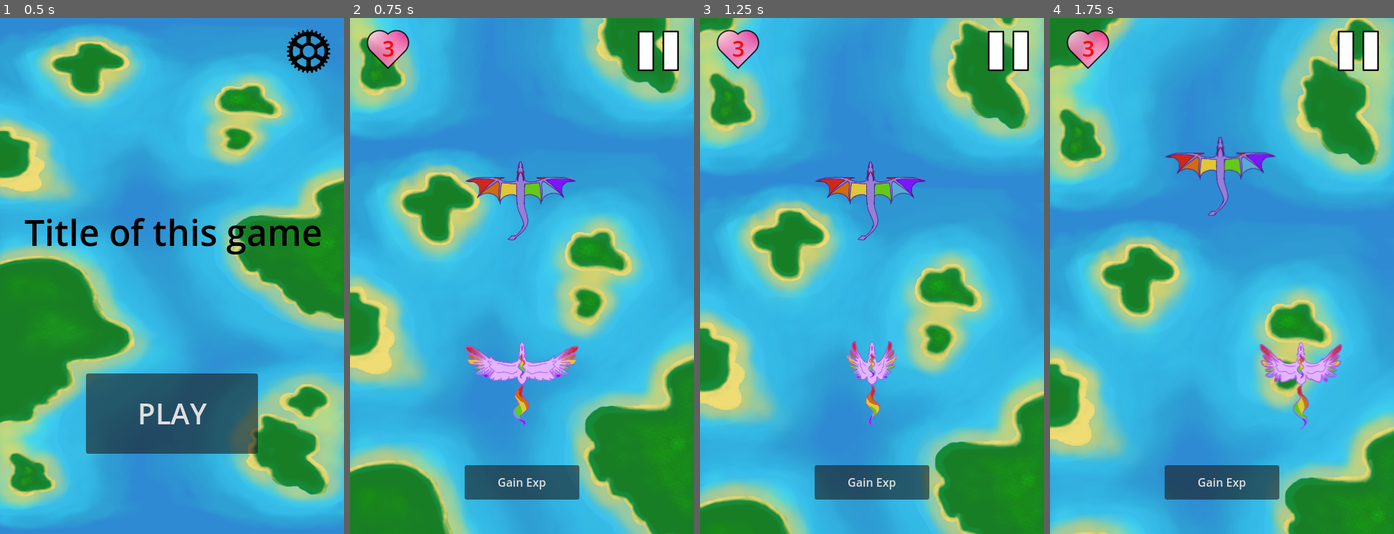
Above: before the commit, frames 1-4 (left to right).
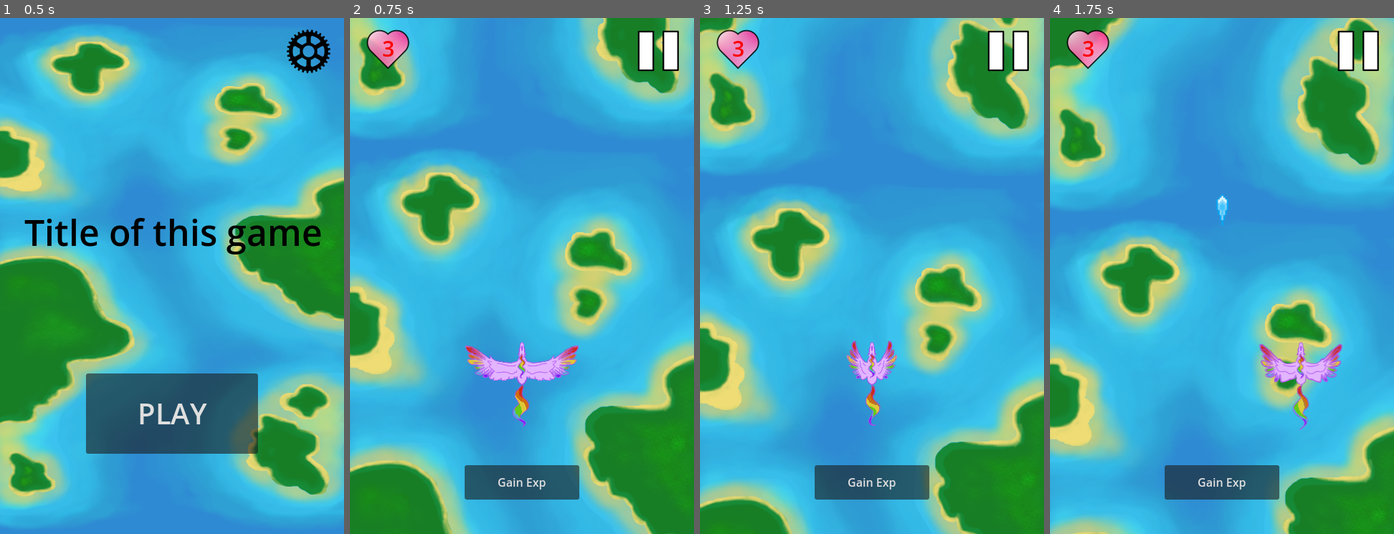
Above: after the commit, the same moments.

Repository: devkinn/rpg_game_jam_11_23
Game: Godot game, scene res://scenes/main.tscn
Two runs of this game, one before a commit and one after it. Both use one fixed random seed, a clock stepped at 60 frames per second and the inputs below.
Inputs:
- Up to frame 1 (0.5 s): no input
- Up to frame 2 (0.75 s): click "PLAY" at 0.5 s
- Up to frame 3 (1.25 s): no input
- Up to frame 4 (1.75 s): tap Enter at 1.25 s; hold D (move_right) from 1.28 s (still down); hold Space (shoot) from 1.28 s (still down)

Frame 1 is identical in both runs. In frame 2, 1.1% of the frame differs, in the area x 33-66%, y 27-44%; in frame 3, 1.1%; in frame 4, 1.3%, in the area x 33-66%, y 23-41%.

Commit message:
enemies spawns and colide

Diff:
--- /dev/null
+++ b/scenes/gargoyle.tscn
@@ -0,0 +1,42 @@
+[gd_scene load_steps=7 format=3 uid="uid://dqfuah8chrjy0"]
+
+[ext_resource type="Script" path="res://scripts/enemies/gargoyle.gd" id="1_k1vxm"]
+[ext_resource type="Texture2D" uid="uid://csvhkqp1r6yq8" path="res://assets/enemies/IMG_0820.png" id="2_7y8g8"]
+[ext_resource type="Texture2D" uid="uid://rnpf7y4f7ikl" path="res://assets/enemies/IMG_0821.png" id="3_ru75r"]
+[ext_resource type="Texture2D" uid="uid://baijuhjw3xfln" path="res://assets/enemies/IMG_0822.png" id="4_i4icc"]
+
+[sub_resource type="SpriteFrames" id="SpriteFrames_lmkyg"]
+animations = [{
+"frames": [{
+"duration": 1.0,
+"texture": ExtResource("2_7y8g8")
+}, {
+"duration": 1.0,
+"texture": ExtResource("3_ru75r")
+}, {
+"duration": 1.0,
+"texture": ExtResource("4_i4icc")
+}, {
+"duration": 1.0,
+"texture": ExtResource("3_ru75r")
+}],
+"loop": true,
+"name": &"default",
+"speed": 5.0
+}]
+
+[sub_resource type="RectangleShape2D" id="RectangleShape2D_jtp7j"]
+size = Vector2(146, 124)
+
+[node name="gargoyle" type="CharacterBody2D" groups=["enemies"]]
+collision_layer = 4
+collision_mask = 2
+script = ExtResource("1_k1vxm")
+
+[node name="AnimatedSprite2D" type="AnimatedSprite2D" parent="."]
+sprite_frames = SubResource("SpriteFrames_lmkyg")
+frame_progress = 0.205636
+
+[node name="CollisionShape2D" type="CollisionShape2D" parent="."]
+position = Vector2(1, -12)
+shape = SubResource("RectangleShape2D_jtp7j")
--- /dev/null
+++ b/scenes/ghost.tscn
@@ -0,0 +1,42 @@
+[gd_scene load_steps=7 format=3 uid="uid://c0qr4hilyqbxp"]
+
+[ext_resource type="Script" path="res://scripts/enemies/ghost.gd" id="1_a1fbp"]
+[ext_resource type="Texture2D" uid="uid://dduihndrx42jk" path="res://assets/enemies/IMG_0818.png" id="2_uy0fg"]
+[ext_resource type="Texture2D" uid="uid://dquhwa8310vc3" path="res://assets/enemies/IMG_0819.png" id="3_yclot"]
+[ext_resource type="Texture2D" uid="uid://bjwu4af57qys6" path="res://assets/enemies/IMG_0817.png" id="4_5efff"]
+
+[sub_resource type="SpriteFrames" id="SpriteFrames_vdb1e"]
+animations = [{
+"frames": [{
+"duration": 1.0,
+"texture": ExtResource("2_uy0fg")
+}, {
+"duration": 1.0,
+"texture": ExtResource("3_yclot")
+}, {
+"duration": 1.0,
+"texture": ExtResource("4_5efff")
+}, {
+"duration": 1.0,
+"texture": ExtResource("3_yclot")
+}],
+"loop": true,
+"name": &"default",
+"speed": 5.0
+}]
+
+[sub_resource type="RectangleShape2D" id="RectangleShape2D_vthac"]
+size = Vector2(102, 100)
+
+[node name="ghost" type="CharacterBody2D" groups=["enemies"]]
+collision_layer = 4
+collision_mask = 2
+script = ExtResource("1_a1fbp")
+
+[node name="AnimatedSprite2D" type="AnimatedSprite2D" parent="."]
+sprite_frames = SubResource("SpriteFrames_vdb1e")
+frame_progress = 0.355
+
+[node name="CollisionShape2D" type="CollisionShape2D" parent="."]
+position = Vector2(0, -10)
+shape = SubResource("RectangleShape2D_vthac")
--- a/scenes/main.tscn
+++ b/scenes/main.tscn
@@ -1,18 +1,20 @@
-[gd_scene load_steps=12 format=3 uid="uid://dxmwusqu6ml2s"]
+[gd_scene load_steps=11 format=3 uid="uid://dxmwusqu6ml2s"]
 
 [ext_resource type="Script" path="res://scripts/main.gd" id="1_liftv"]
 [ext_resource type="PackedScene" uid="uid://dlhra2v7ybiop" path="res://scenes/player.tscn" id="1_wqq3u"]
 [ext_resource type="PackedScene" uid="uid://8vmhbqct7a8x" path="res://scenes/background.tscn" id="3_g6601"]
 [ext_resource type="PackedScene" uid="uid://bpgxrmbbwl7oi" path="res://scenes/user_interface.tscn" id="5_s1wct"]
 [ext_resource type="PackedScene" uid="uid://dmokebaejpjd2" path="res://scenes/upgrade_screen_ui.tscn" id="5_tr1x5"]
-[ext_resource type="Texture2D" uid="uid://dtb4bjwtdxtmk" path="res://assets/player/Smok.png" id="6_sid8b"]
 [ext_resource type="Texture2D" uid="uid://c0qmsi2mhsmgn" path="res://assets/user_interface/serce.png" id="7_0u56l"]
 [ext_resource type="AudioStream" uid="uid://ck25y5hg7qll2" path="res://assets/sounds/Fire_40.wav" id="8_f6rnu"]
 [ext_resource type="AudioStream" uid="uid://c7278v7880sqw" path="res://assets/sounds/04_Fire_explosion_04_medium.wav" id="9_axmau"]
 [ext_resource type="AudioStream" uid="uid://o7xk4k0qwso0" path="res://assets/sounds/2016_ Clement Panchout_ Life is full of Joy.wav" id="10_qnfis"]
 
-[sub_resource type="RectangleShape2D" id="RectangleShape2D_y857w"]
-size = Vector2(153, 120)
+[sub_resource type="Curve2D" id="Curve2D_j4mmk"]
+_data = {
+"points": PackedVector2Array(0, 0, 0, 0, 64, 0, 0, 0, 0, 0, 424, 0)
+}
+point_count = 2
 
 [node name="Main" type="Node"]
 script = ExtResource("1_liftv")
@@ -21,7 +23,6 @@
 process_mode = 3
 
 [node name="Player" parent="." groups=["player"] instance=ExtResource("1_wqq3u")]
-collision_mask = 4
 
 [node name="PlayerStartPosition" type="Marker2D" parent="."]
 position = Vector2(240, 512)
@@ -37,19 +38,6 @@
 
 [node name="upgrade_screen_ui" parent="." groups=["upgrade_panel"] instance=ExtResource("5_tr1x5")]
 visible = false
-
-[node name="dammy" type="RigidBody2D" parent="."]
-position = Vector2(238, 259)
-collision_layer = 4
-gravity_scale = 0.0
-metadata/_edit_group_ = true
-
-[node name="Sprite2D" type="Sprite2D" parent="dammy"]
-texture = ExtResource("6_sid8b")
-
-[node name="CollisionShape2D" type="CollisionShape2D" parent="dammy"]
-position = Vector2(1.5, -2)
-shape = SubResource("RectangleShape2D_y857w")
 
 [node name="HealthIcon" type="TextureRect" parent="."]
 anchors_preset = -1
@@ -89,6 +77,23 @@
 autoplay = true
 bus = &"Music"
 
+[node name="Gargoyle" type="Node" parent="Sounds"]
+
+[node name="Witch" type="Node" parent="Sounds"]
+
+[node name="Ghost" type="Node" parent="Sounds"]
+
+[node name="Spawn_path" type="Path2D" parent="."]
+curve = SubResource("Curve2D_j4mmk")
+
+[node name="Follow" type="PathFollow2D" parent="Spawn_path"]
+position = Vector2(64, 0)
+
+[node name="MobSpawn" type="Timer" parent="."]
+wait_time = 6.0
+
 [connection signal="lost" from="." to="User_Interface" method="game_over"]
+[connection signal="start_game" from="User_Interface" to="." method="start_game"]
 [connection signal="game_over" from="Player" to="." method="game_over"]
 [connection signal="pressed" from="Button" to="Player" method="_on_button_pressed"]
+[connection signal="timeout" from="MobSpawn" to="." method="mob_spawn"]
--- a/scenes/player.tscn
+++ b/scenes/player.tscn
@@ -33,7 +33,7 @@
 height = 64.0
 
 [node name="Player" type="CharacterBody2D"]
-collision_mask = 0
+collision_mask = 4
 script = ExtResource("1_2pugp")
 upgrade_option = ExtResource("2_nx5m6")
 metadata/_edit_lock_ = true
--- a/scenes/projectile.tscn
+++ b/scenes/projectile.tscn
@@ -7,7 +7,8 @@
 size = Vector2(15, 37)
 
 [node name="Projectile" type="RigidBody2D" groups=["Projectile"]]
-collision_mask = 6
+collision_layer = 2
+collision_mask = 4
 gravity_scale = 0.0
 max_contacts_reported = 1
 contact_monitor = true
--- /dev/null
+++ b/scripts/enemies/gargoyle.gd
@@ -0,0 +1,22 @@
+extends CharacterBody2D
+
+@onready var player: CharacterBody2D = get_parent().get_node("Player")
+@onready var sounds: Node = get_parent().get_node("Sounds/Gargoyle")
+
+
+const speed = 200.0
+var health = 80.0
+
+
+func _ready():
+	velocity = Vector2(0, speed)
+	$AnimatedSprite2D.play()
+
+func _physics_process(delta):
+
+	if(move_and_collide(velocity*delta)):
+		health -= player.damage
+		if(health<0):
+			#sounds.get_node("Death").play()
+			player.get_node("ProgressionSystem").add_xp(5)
+			queue_free()
--- /dev/null
+++ b/scripts/enemies/ghost.gd
@@ -0,0 +1,21 @@
+extends CharacterBody2D
+
+@onready var player: CharacterBody2D = get_parent().get_node("Player")
+@onready var sounds: Node = get_parent().get_node("Sounds/Ghost")
+
+
+const speed = 300.0
+var health = 25.0
+
+
+func _ready():
+	velocity = Vector2(0, speed)
+	$AnimatedSprite2D.play()
+
+func _physics_process(delta):
+	if(move_and_collide(velocity*delta)):
+		health -= player.damage
+		if(health<0):
+			#sounds.get_node("Death").play()
+			player.get_node("ProgressionSystem").add_xp(3)
+			queue_free()
--- a/scripts/main.gd
+++ b/scripts/main.gd
@@ -5,6 +5,14 @@
 @onready var player: CharacterBody2D = $Player
 @onready var player_start_position: Marker2D = $PlayerStartPosition
 @onready var projectile: RigidBody2D = preload("res://scenes/projectile.tscn").instantiate()
+@onready var music: AudioStreamPlayer = $Sounds/Background
+
+@onready var spawn: Timer = $MobSpawn
+@onready var mob_spawn_location: PathFollow2D = $Spawn_path/Follow
+@onready var enemies =[
+	preload("res://scenes/gargoyle.tscn"),
+	preload("res://scenes/ghost.tscn")
+]
 func _ready() -> void:
 	player.position = player_start_position.position
 	$HealthIcon/healthvalue.text = str($Player.Health)
@@ -23,3 +31,23 @@
 	projectile.set_script(load("res://scripts/player/projectile.gd"))
 	player.get_node("Immunity").stop()
 	player.position = player_start_position.position
+	music.stop()
+
+
+
+
+
+func start_game():
+	spawn.start()
+	if(!music.playing):
+		music.play() # Replace with function body.
+
+
+func mob_spawn():
+	var mob = enemies[randi_range(0, enemies.size()-1)].instantiate()
+	mob_spawn_location.progress_ratio = randf_range(0,1)
+	mob.position = mob_spawn_location.position
+
+	mob.visible =true
+
+	add_child(mob.duplicate())
--- a/scripts/player/player_controller.gd
+++ b/scripts/player/player_controller.gd
@@ -19,6 +19,7 @@
 @onready var shot_cooldown: Timer = $ShotCooldown
 @onready var basic_shot: Node = $Basic_shot
 @onready var projectile: RigidBody2D = preload("res://scenes/projectile.tscn").instantiate()
+var damage: float = 10
 var shot_number: int = 1
 
 
Binary file added: assets/enemies/IMG_0817.png
Not shown, added: assets/enemies/IMG_0817.png.import
Binary file added: assets/enemies/IMG_0818.png
Not shown, added: assets/enemies/IMG_0818.png.import
Binary file added: assets/enemies/IMG_0819.png
Not shown, added: assets/enemies/IMG_0819.png.import
Binary file added: assets/enemies/IMG_0820.png
Not shown, added: assets/enemies/IMG_0820.png.import
Binary file added: assets/enemies/IMG_0821.png
Not shown, added: assets/enemies/IMG_0821.png.import
Binary file added: assets/enemies/IMG_0822.png
Not shown, added: assets/enemies/IMG_0822.png.import
